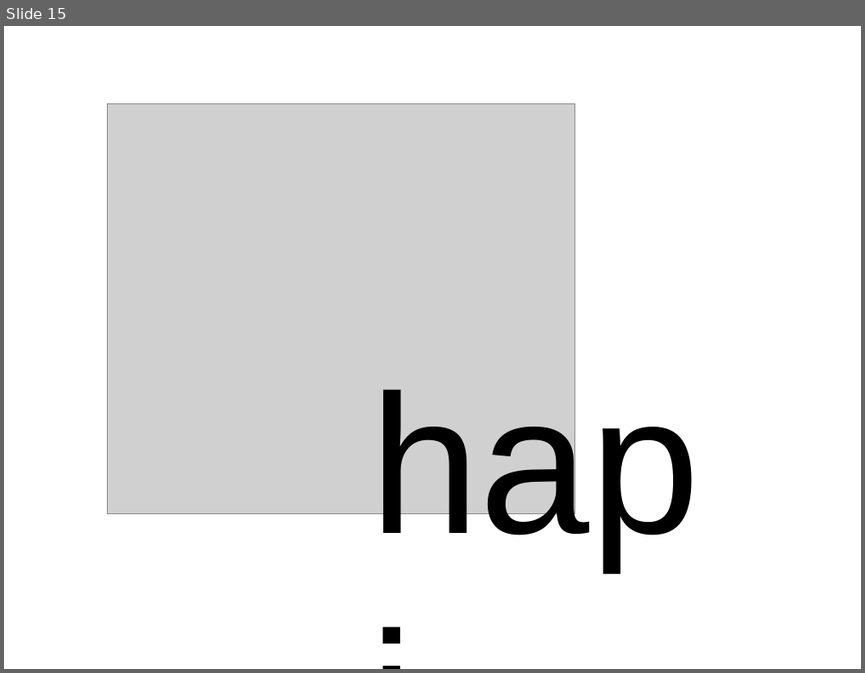
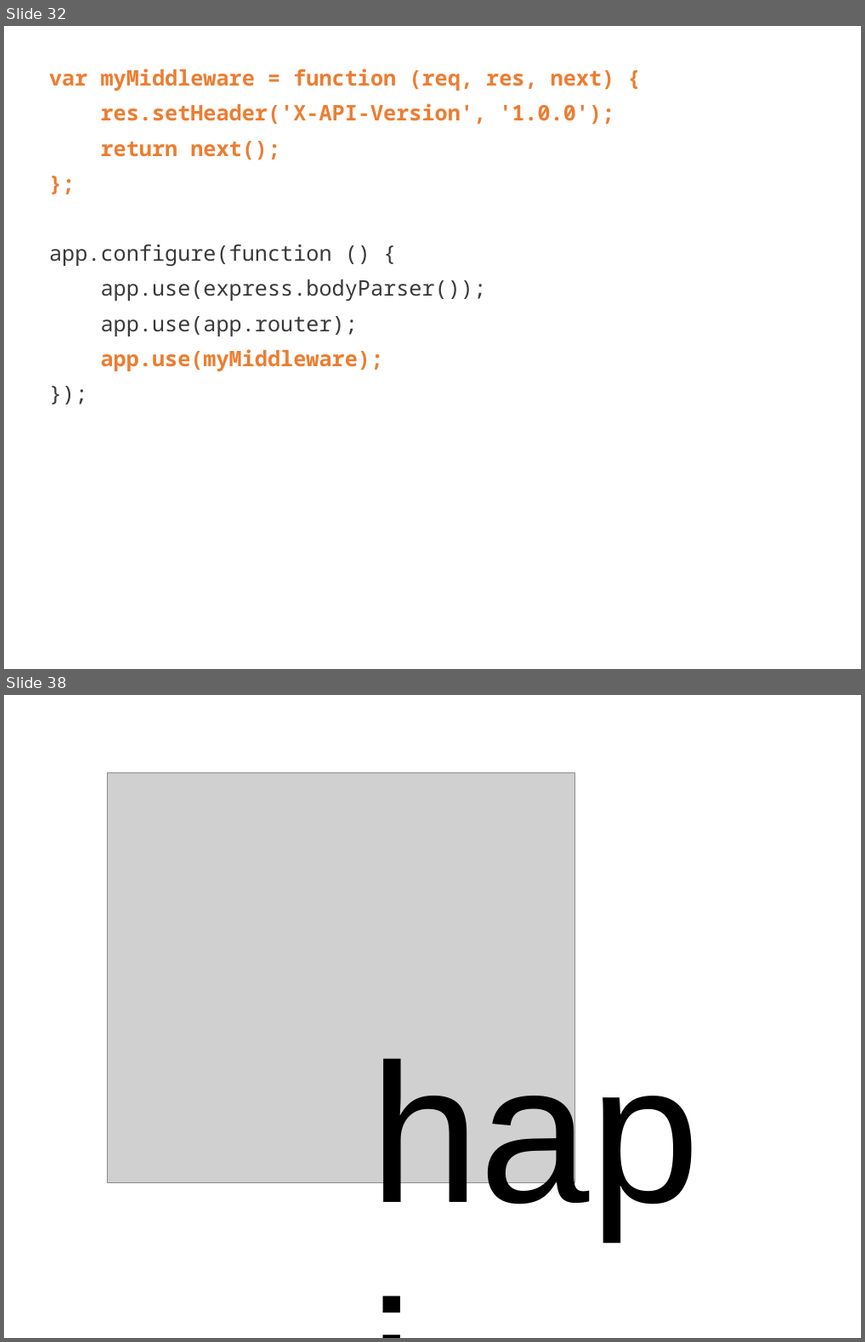
Before and after one commit to mikeal/nodeconf2013, a slide deck: slides/services/services.pptx. Shown one above the other, each under a label of ours: slide 15 before the commit, slides 32 and 38 after it; the slides between them are not shown. The pictures are 865x673 and 865x1342 pixels, drawn with LibreOffice and Linux fonts; fonts in the diff are those of the drawing; grey boxes stand for pictures. Boxes give left, top, right and bottom in pixels: in the first picture for what was removed or moved away, otherwise in the second. Text is boxed around its words. In the diff, an @@ line names an element or a change of style, - is before the commit and + after.

Commit message:
Added express section

```diff
--- a/slides/services/services.pptx
+++ b/slides/services/services.pptx
@@ slide 32 added at box(4, 26, 861, 669), background #FFFFFF @@
@@ subtitle added at box(49, 68, 615, 371), 18 pt, text #ED7D31, bold @@
+var myMiddleware = function (req, res, next) {
+res.setHeader('X-API-Version', '1.0.0');
+return next();
+};
+app.configure(function () {
+app.use(express.bodyParser());
+app.use(app.router);
+app.use(myMiddleware);
+});
@@ what was slide 15 is now slide 38 @@
```
Also in this commit, not shown: 6 slides changed, 22 other slides added.
